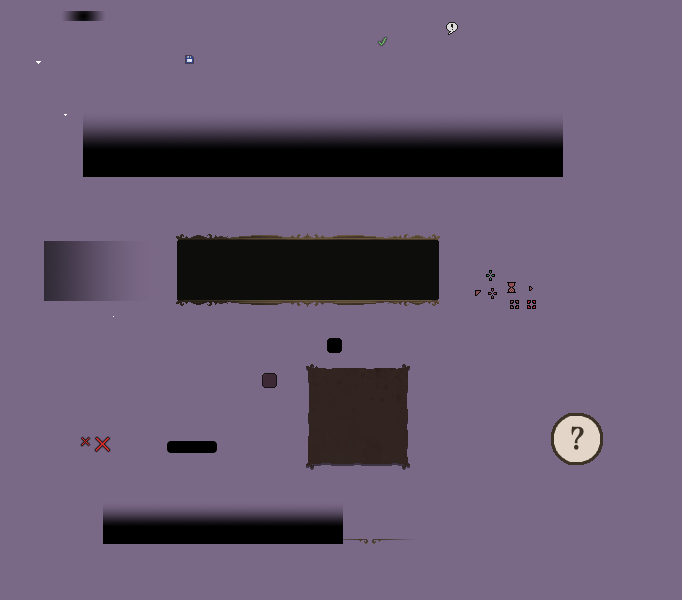
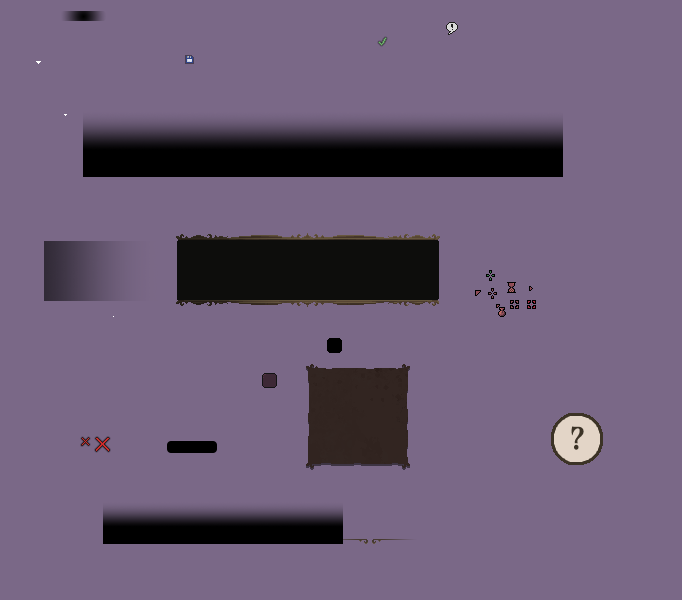
Revision of a layered 682x600 image; what changed, layer by layer:
added layer "MouseCursorBag.png" in group "Mouse cursors" over [496,304,506,317]
